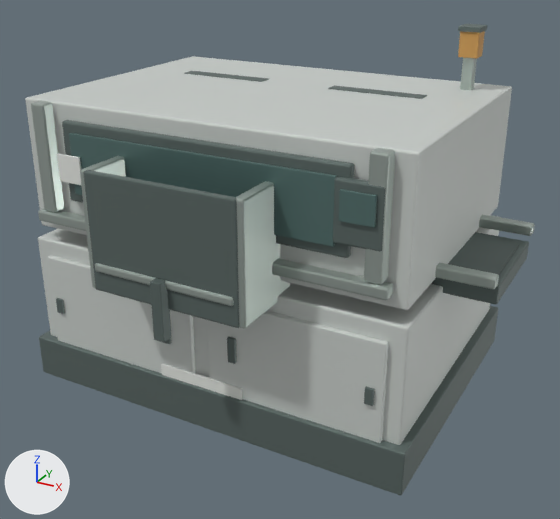
What one commit did to the glTF model public/models/loader.glb.
One viewpoint serves both versions: a 50 mm camera at (2.35, -4.22, 2.87) aimed at (0.15, -0.22, 0.87). Arrows for +X, +Y and +Z are at lower left; the lights stay in place. The picture after the commit comes second. Where no turn or scale is listed for an object, it has been applied to the vertices. Vertices at exactly the same position are counted once.

The first picture shows 'Base plinth', 'Corner column', 'Front safety glazing', 'Front window frame', 'Lift platform', 'Lift post', 'Lower cabinet', 'Magazine back', 'Magazine wall', 'Magazine wall.001', 'Service door L', 'Service door R', 'Upper aluminium sill', 'Upper housing' and 17 more.
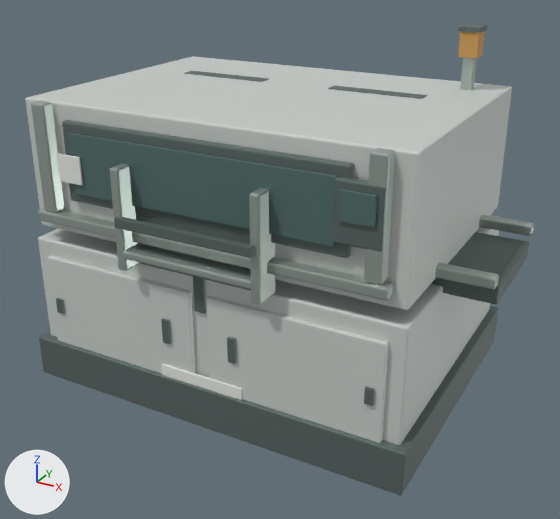
The change, as a list of edits to the scene's bpy script:
```text
Change me_cube_031:
    used by ob_lift_platform; location = (0.0, -1.0, 1.1)
    remove me_cube_031.from_pydata(...)  # 56 vertices, 108 faces; spans x -0.45..0.45, y -0.275..0.275, z -0.025..0.025
    add me_cube_031.from_pydata(...)  # 56 vertices, 108 faces; spans x -0.43..0.43, y -0.1..0.1, z -0.025..0.025
    me_cube_031 part 1: all 14 vertices in x 0.438..0.45, y -0.275..-0.263, z -0.025..0.025 are moved by (-0.02, 0.175, 0.0)
    me_cube_031 part 2: all 14 vertices in x -0.45..-0.438, y -0.275..-0.263, z -0.025..0.025 are moved by (0.02, 0.175, 0.0)
    other edits to the shape of me_cube_031 do not show in these pictures
Change me_cube_030:
    used by ob_magazine_back; location = (0.0, -1.24, 1.3)
    remove me_cube_030.from_pydata(...)  # 56 vertices, 108 faces; spans x -0.475..0.475, y -0.02..0.02, z -0.35..0.35
    add me_cube_030.from_pydata(...)  # 56 vertices, 108 faces; spans x -0.46..0.46, y -0.02..0.02, z -0.31..0.31
    me_cube_030 part 3: the whole mesh is scaled about its middle by (0.968, 1, 0.884)
Change me_cube_028:
    used by ob_magazine_wall; location = (-0.48, -1.0, 1.3)
    remove me_cube_028.from_pydata(...)  # 56 vertices, 108 faces; spans x -0.03..0.03, y -0.25..0.25, z -0.35..0.35
    add me_cube_028.from_pydata(...)  # 56 vertices, 108 faces; spans x -0.03..0.03, y -0.09..0.09, z -0.31..0.31
    me_cube_028 part 4: all 14 vertices in x -0.03..0.03, y -0.25..-0.238, z 0.338..0.35 are moved by (0.0, 0.16, -0.04)
    me_cube_028 part 5: all 14 vertices in x -0.03..0.03, y -0.25..-0.238, z -0.35..-0.338 are moved by (0.0, 0.16, 0.04)
    other edits to the shape of me_cube_028 do not show in these pictures
Change me_cube_029:
    used by ob_magazine_wall_001; location = (0.48, -1.0, 1.3)
    remove me_cube_029.from_pydata(...)  # 56 vertices, 108 faces; spans x -0.03..0.03, y -0.25..0.25, z -0.35..0.35
    add me_cube_029.from_pydata(...)  # 56 vertices, 108 faces; spans x -0.03..0.03, y -0.09..0.09, z -0.31..0.31
    me_cube_029 part 6: all 14 vertices in x -0.03..0.03, y -0.25..-0.238, z 0.338..0.35 are moved by (0.0, 0.16, -0.04)
    me_cube_029 part 7: all 14 vertices in x -0.03..0.03, y -0.25..-0.238, z -0.35..-0.338 are moved by (0.0, 0.16, 0.04)
    other edits to the shape of me_cube_029 do not show in these pictures
Change ob_lift_platform:
    ob_lift_platform.location: (0.0, -1.0, 1.1) -> (0.0, -0.96, 1.1)
Change ob_lift_post:
    ob_lift_post.location: (0.0, -1.28, 0.95) -> (0.0, -0.9, 0.95)
Change ob_magazine_back:
    ob_magazine_back.location: (0.0, -1.24, 1.3) -> (0.0, -0.9, 1.3)
Change ob_magazine_wall:
    ob_magazine_wall.location: (-0.48, -1.0, 1.3) -> (-0.45, -0.96, 1.3)
Change ob_magazine_wall_001:
    ob_magazine_wall_001.location: (0.48, -1.0, 1.3) -> (0.45, -0.96, 1.3)
```

Location of each change, (x1, y1, x2, y2) in pixels of the pictures (560 x 519 px; the box of a moved part takes in the faces that stretch with it):
'Magazine back', moved, rescaled (mostly hidden afterwards): before (83, 170, 239, 328); after (136, 214, 251, 290)
'Magazine wall.001', reshaped, moved (52% narrower, 20% shorter): before (236, 181, 291, 328); after (249, 188, 275, 305)
'Lift platform', reshaped, moved: before (95, 263, 234, 306); after (123, 243, 251, 289)
'Magazine wall', reshaped, moved: before (80, 156, 126, 288); after (110, 163, 140, 271)
'Lift post', moved: before (150, 278, 172, 343); after (193, 257, 206, 313)
part 1 of me_cube_031, moved or reshaped: before (230, 297, 234, 306); after (248, 280, 251, 289)
part 2 of me_cube_031, moved or reshaped: before (95, 263, 231, 306); after (123, 243, 251, 289)
part 4 of me_cube_028, moved or reshaped: before (80, 156, 126, 177); after (110, 163, 136, 220)
part 5 of me_cube_028, moved or reshaped: before (80, 172, 96, 288); after (110, 170, 140, 271)
part 6 of me_cube_029, moved or reshaped: before (236, 181, 290, 287); after (249, 188, 275, 287)
part 7 of me_cube_029, moved or reshaped: before (236, 201, 288, 328); after (249, 195, 275, 305)
'Pusher bar', unchanged, uncovered by the edit: after (114, 216, 254, 258)
